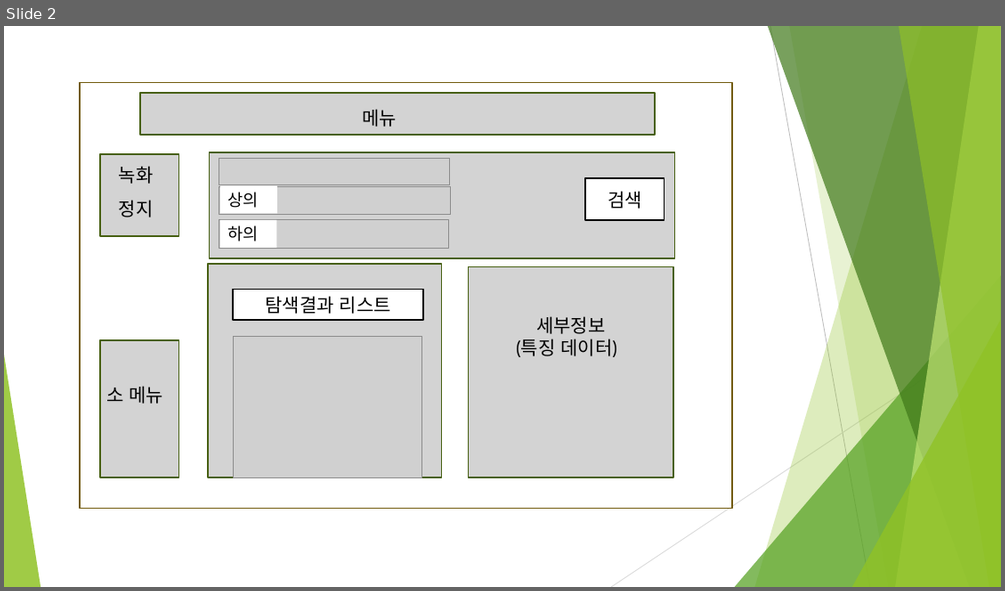
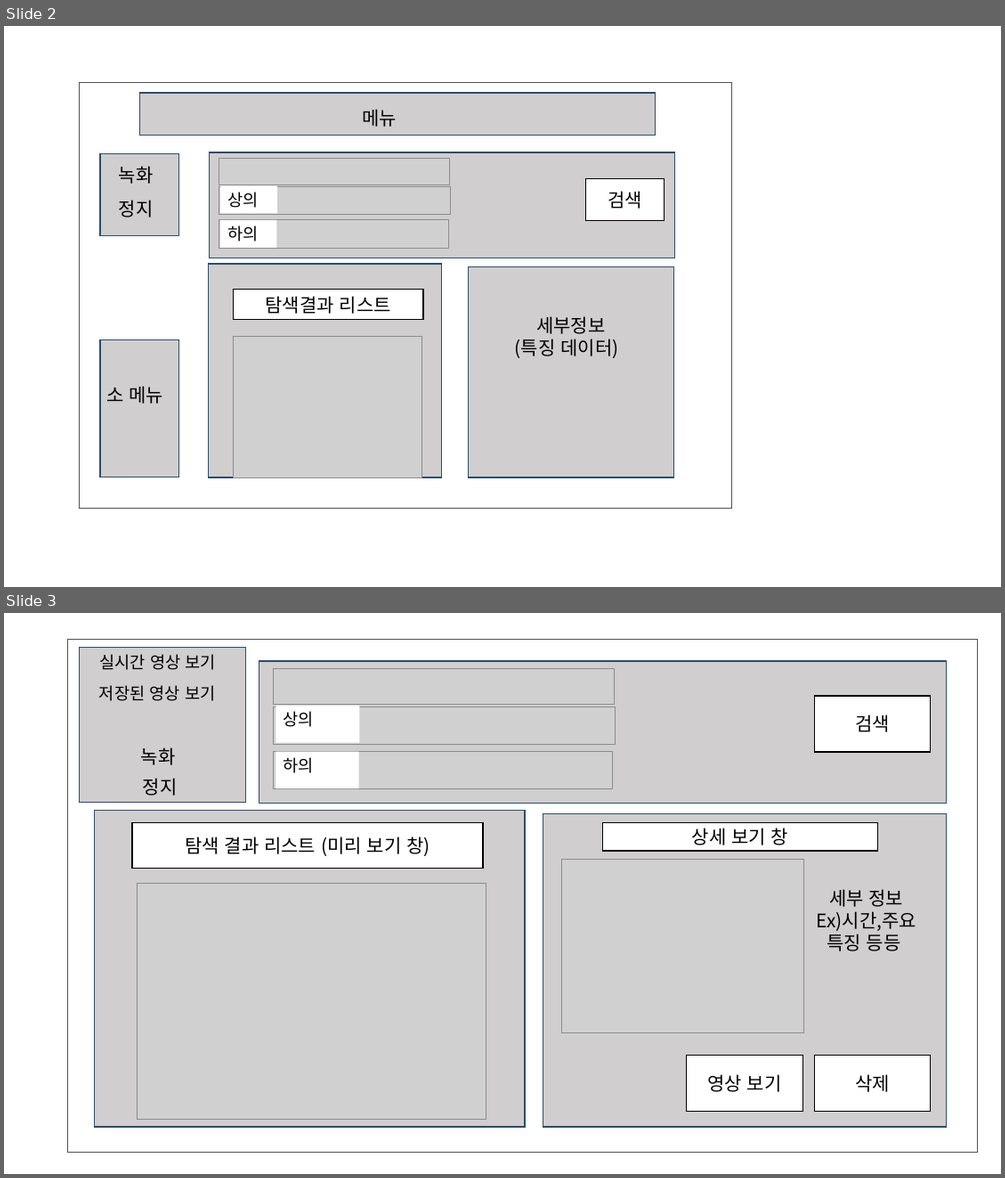
Before and after one commit to guq9618/capstone, a slide deck: ppt/캡스톤 디자인 10-2주차 수정중.pptx. Shown one above the other, each under a label of ours: slide 2 before the commit, slides 2 and 3 after it. The pictures are 1005x591 and 1005x1178 pixels, drawn with LibreOffice and Linux fonts; fonts in the diff are those of the drawing; grey boxes stand for pictures. Boxes give left, top, right and bottom in pixels: in the first picture for what was removed or moved away, otherwise in the second. Text is boxed around its words. In the diff, an @@ line names an element or a change of style, - is before the commit and + after.

```diff
--- a/ppt/캡스톤 디자인 10-2주차 수정중.pptx
+++ b/ppt/캡스톤 디자인 10-2주차 수정중.pptx
@@ slide 3 added at (x1=4, y1=613, x2=1001, y2=1174), background #FFFFFF @@
@@ rectangle added at (x1=67, y1=639, x2=977, y2=1152), fill #FFFFFF, outline #525252 1 pt @@
@@ rectangle added at (x1=79, y1=648, x2=245, y2=803), fill #D0CECE, outline #2D4D6A 1 pt @@
@@ text added at (x1=99, y1=654, x2=215, y2=670), 16 pt, text #000000 @@
+실시간 영상 보기
@@ rectangle added at (x1=259, y1=661, x2=947, y2=803), fill #D0CECE, outline #2D4D6A 1 pt @@
@@ text added at (x1=99, y1=685, x2=215, y2=701), 16 pt, text #000000 @@
+저장된 영상 보기
@@ picture added at (x1=273, y1=669, x2=615, y2=705) @@
@@ picture added at (x1=273, y1=706, x2=615, y2=744) @@
@@ rectangle added at (x1=275, y1=706, x2=359, y2=743), fill #FFFFFF, 16 pt, text #000000 @@
+상의
@@ rectangle added at (x1=815, y1=696, x2=930, y2=752), fill #FFFFFF, outline #000000 1 pt, 18 pt, text #000000 @@
+검색
@@ text added at (x1=141, y1=747, x2=176, y2=765), 18 pt, text #000000 @@
+녹화
@@ picture added at (x1=273, y1=751, x2=613, y2=788) @@
@@ rectangle added at (x1=275, y1=751, x2=358, y2=788), fill #FFFFFF, 16 pt, text #000000 @@
+하의
@@ text added at (x1=143, y1=778, x2=178, y2=795), 18 pt, text #000000 @@
+정지
@@ rectangle added at (x1=95, y1=811, x2=526, y2=1127), fill #D0CECE, outline #2D4D6A 1 pt @@
@@ rectangle added at (x1=132, y1=822, x2=483, y2=868), fill #FFFFFF, outline #000000 1 pt, 18 pt, text #000000 @@
+탐색 결과 리스트 (미리 보기 창)
@@ rectangle added at (x1=543, y1=814, x2=947, y2=1127), fill #D0CECE, outline #2D4D6A 1 pt @@
@@ rectangle added at (x1=603, y1=822, x2=878, y2=851), fill #FFFFFF, outline #000000 1 pt, 18 pt, text #000000 @@
+상세 보기 창
@@ picture added at (x1=562, y1=859, x2=803, y2=1032) @@
@@ picture added at (x1=138, y1=883, x2=485, y2=1119) @@
@@ text added at (x1=817, y1=889, x2=916, y2=951), 18 pt, text #000000 @@
+세부 정보
+Ex)시간,주요 특징 등등
@@ rectangle added at (x1=687, y1=1055, x2=802, y2=1111), fill #FFFFFF, outline #000000 1 pt, 18 pt, text #000000 @@
+영상 보기
@@ rectangle added at (x1=815, y1=1055, x2=930, y2=1111), fill #FFFFFF, outline #000000 1 pt, 18 pt, text #000000 @@
+삭제
@@ slide 2 changed as well @@
@@ rectangle at (x1=80, y1=83, x2=732, y2=508): outline #725C0F 1.5 pt to #525252 1 pt @@
@@ fill #D3D3D3 to #D0CECE; outline #486013 1.5 pt to #2D4D6A 1 pt in 6 elements at (x1=208, y1=264, x2=442, y2=477), (x1=140, y1=93, x2=655, y2=135), (x1=469, y1=267, x2=674, y2=477), (x1=100, y1=340, x2=179, y2=477), (x1=209, y1=152, x2=675, y2=257), (x1=100, y1=154, x2=179, y2=236) @@
@@ font Cabin to Noto Sans CJK KR in 5 elements at (x1=362, y1=109, x2=396, y2=127), (x1=106, y1=386, x2=163, y2=403), (x1=515, y1=316, x2=618, y2=358), (x1=119, y1=166, x2=154, y2=184), (x1=119, y1=200, x2=154, y2=217) @@
@@ group removed at (x1=4, y1=26, x2=1001, y2=587): 5 freeform shapes, 3 triangles, 2 lines @@
```
Also in this commit, not shown: 7 other slides changed, 1 other file.
